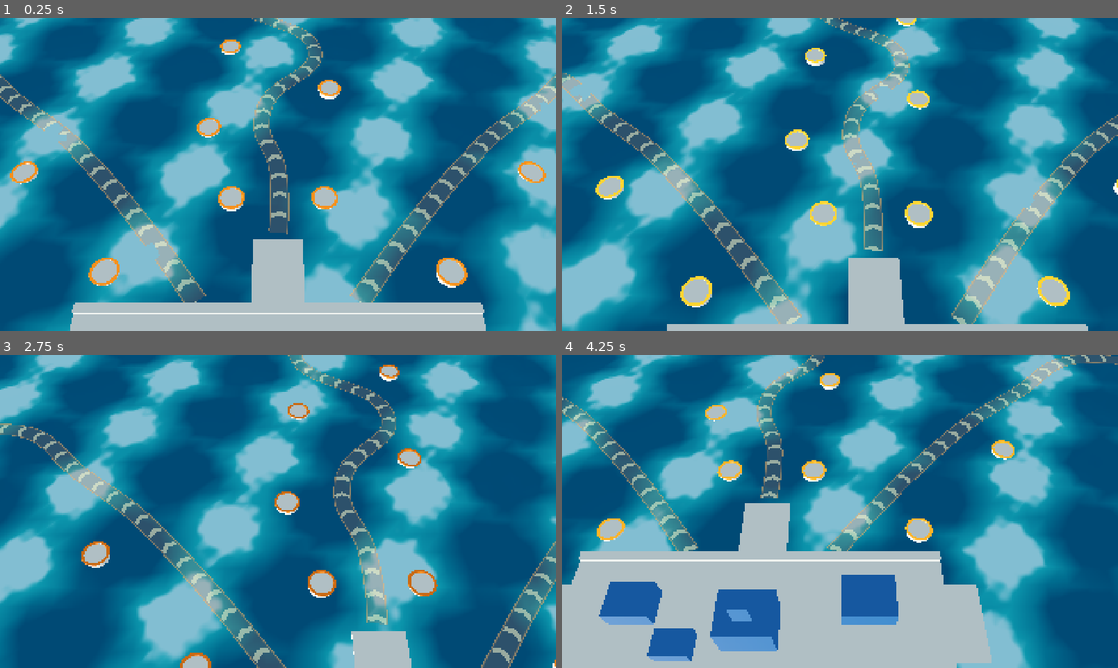
Above: before the commit, frames 1-4 (two rows, left to right).
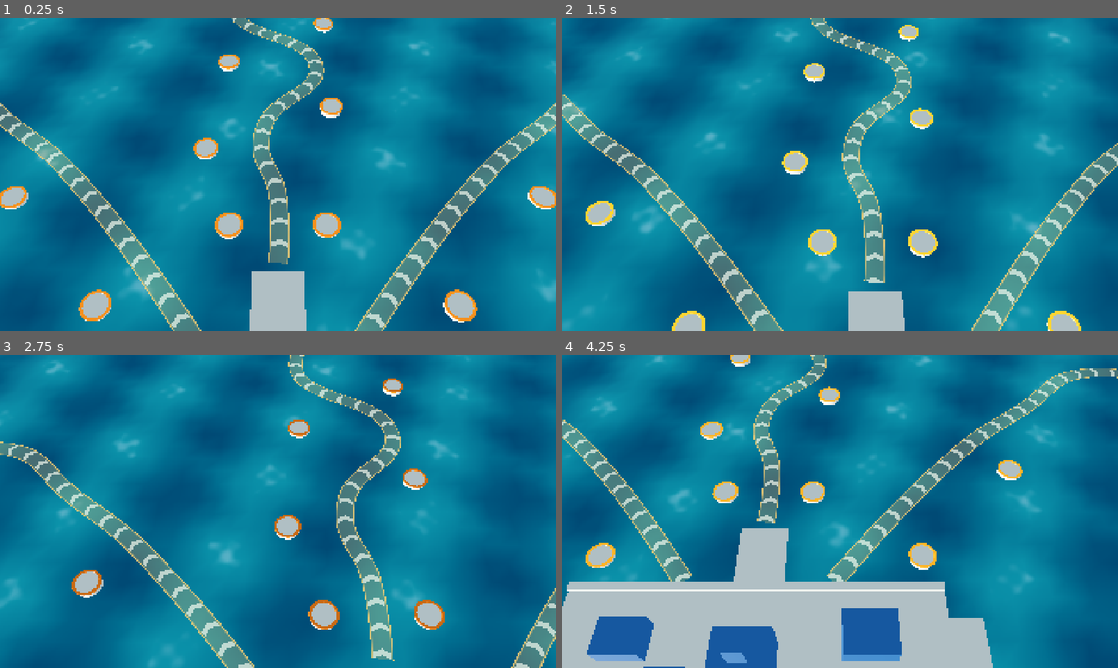
Above: after the commit, the same moments.

Repository: tinydustrystudio-hub/Hai-trinh
Game: Godot game, scene res://main/boot.tscn
Same seed, same stepped clock (60 frames per second), same inputs: the game is played once before the commit and once after it.
Inputs (mouse positions are in pixels of both pictures, inside the frame that each line leads up to):
- Up to frame 1 (0.25 s): no input
- Up to frame 2 (1.5 s): tap Enter at 0.5 s; move the mouse to (962, 158) at 0.52 s; hold Shift 0.53-1.25 s; click (962, 158) at 0.67 s; drag from (728, 190) to (812, 237) at 1.27 s
- Up to frame 3 (2.75 s): move the mouse to (333, 442) at 2.02 s; tap Ctrl at 2.1 s; click (333, 442) at 2.17 s
- Up to frame 4 (4.25 s): drag from (812, 574) to (673, 464) at 2.77 s; move the mouse to (1006, 558) at 3.52 s; tap Alt at 3.6 s; click (1006, 558) at 3.67 s

The runs differ from the first frame. In frame 1, 55% of the frame differs, in the area x 0-100%, y 0-100%; in frame 2, 54%; in frame 3, 51%; in frame 4, 53%.

Commit message:
Bước 3: sóng nhẹ hơn, dải luồng và bệ nổi trên đỉnh sóng, luồng dễ thấy hơn
Co-Authored-By: Claude Opus 5.5 <noreply@anthropic.com>
Claude-Session: https://claude.ai/code/session_017DSNC8MWevobFBo6fQDEF6

Diff:
--- a/battle/battle.gd
+++ b/battle/battle.gd
@@ -54,7 +54,7 @@
 
 
 func _on_tapped(screen_position: Vector2) -> void:
-	var point: Vector3 = camera.ground_point(screen_position, TowerPad.PONTOON_HEIGHT - 0.4)
+	var point: Vector3 = camera.ground_point(screen_position, TowerPad.TOP_HEIGHT)
 	var pad: TowerPad = island.pad_near(point, TowerPad.RADIUS * PAD_PICK_TOLERANCE)
 	select_pad(pad if pad != selected_pad else null)
 
--- a/battle/map/lane.gd
+++ b/battle/map/lane.gd
@@ -7,7 +7,8 @@
 ## Độ cong ở mỗi điểm: tay nắm dài bằng tỉ lệ này của đoạn nối hai điểm kề bên.
 const SMOOTHNESS: float = 0.25
 const RIBBON_WIDTH: float = 2.4
-const RIBBON_HEIGHT: float = 0.45
+## Cao hơn đỉnh sóng lớn nhất (khoảng 0,4) để sóng không xuyên qua dải.
+const RIBBON_HEIGHT: float = 0.55
 const RIBBON_STEP: float = 1.0
 const RIBBON_SHADER: Shader = preload("res://battle/map/lane.gdshader")
 
--- a/battle/map/lane.gdshader
+++ b/battle/map/lane.gdshader
@@ -2,9 +2,9 @@
 // Dải luồng địch: nền mờ, viền sáng hơn, vạch hình mũi tên chạy về phía đảo.
 render_mode unshaded, blend_mix, depth_draw_never, cull_disabled, shadows_disabled;
 
-uniform vec4 base_color : source_color = vec4(0.95, 0.35, 0.2, 0.18);
-uniform vec4 edge_color : source_color = vec4(1.0, 0.55, 0.3, 0.55);
-uniform vec4 chevron_color : source_color = vec4(1.0, 0.85, 0.6, 0.6);
+uniform vec4 base_color : source_color = vec4(1.0, 0.62, 0.32, 0.28);
+uniform vec4 edge_color : source_color = vec4(1.0, 0.7, 0.35, 0.85);
+uniform vec4 chevron_color : source_color = vec4(1.0, 0.95, 0.8, 0.75);
 uniform float chevron_spacing = 3.0;
 uniform float scroll_speed = 2.0;
 
--- a/battle/map/tower_pad.gd
+++ b/battle/map/tower_pad.gd
@@ -6,6 +6,8 @@
 ## Bán kính phao, đơn vị Godot (bệ = 1 ô = 4 đơn vị, chừa khe giữa hai bệ).
 const RADIUS: float = 1.7
 const PONTOON_HEIGHT: float = 0.9
+## Mặt trên của phao, cao hơn đỉnh sóng.
+const TOP_HEIGHT: float = 0.7
 const RING_COLOR: Color = Color(1.0, 0.45, 0.1)
 const PONTOON_COLOR: Color = Color(0.93, 0.91, 0.84)
 const GLOW_MIN: float = 0.3
@@ -38,13 +40,13 @@
 	pontoon.name = "Pontoon"
 	pontoon.mesh = _pontoon_mesh
 	pontoon.material_override = _pontoon_material
-	pontoon.position.y = PONTOON_HEIGHT * 0.5 - 0.4
+	pontoon.position.y = TOP_HEIGHT - PONTOON_HEIGHT * 0.5
 	pontoon.cast_shadow = GeometryInstance3D.SHADOW_CASTING_SETTING_OFF
 	add_child(pontoon)
 	_ring = MeshInstance3D.new()
 	_ring.name = "Ring"
 	_ring.mesh = _ring_mesh
-	_ring.position.y = PONTOON_HEIGHT - 0.4 + 0.05
+	_ring.position.y = TOP_HEIGHT + 0.02
 	_ring.cast_shadow = GeometryInstance3D.SHADOW_CASTING_SETTING_OFF
 	add_child(_ring)
 	_refresh()
--- a/battle/ocean/ocean.gd
+++ b/battle/ocean/ocean.gd
@@ -14,9 +14,9 @@
 
 ## Mỗi sóng: x, y = hướng; z = độ dốc; w = bước sóng (đơn vị Godot).
 @export var waves: Array[Vector4] = [
-	Vector4(1.0, 0.4, 0.10, 22.0),
-	Vector4(-0.3, 1.0, 0.08, 13.0),
-	Vector4(0.7, -0.6, 0.06, 7.0),
+	Vector4(1.0, 0.4, 0.07, 22.0),
+	Vector4(-0.3, 1.0, 0.05, 13.0),
+	Vector4(0.7, -0.6, 0.04, 7.0),
 ]
 
 var quality: Quality = Quality.HIGH
--- a/battle/ocean/water.gdshader
+++ b/battle/ocean/water.gdshader
@@ -8,12 +8,12 @@
 uniform vec4 foam_color : source_color = vec4(0.92, 0.98, 1.0, 1.0);
 uniform vec4 sky_color : source_color = vec4(0.72, 0.9, 1.0, 1.0);
 // Mỗi sóng: x, y = hướng (trên mặt x–z); z = độ dốc; w = bước sóng.
-uniform vec4 wave_a = vec4(1.0, 0.4, 0.10, 22.0);
-uniform vec4 wave_b = vec4(-0.3, 1.0, 0.08, 13.0);
-uniform vec4 wave_c = vec4(0.7, -0.6, 0.06, 7.0);
+uniform vec4 wave_a = vec4(1.0, 0.4, 0.07, 22.0);
+uniform vec4 wave_b = vec4(-0.3, 1.0, 0.05, 13.0);
+uniform vec4 wave_c = vec4(0.7, -0.6, 0.04, 7.0);
 uniform int wave_count : hint_range(0, 3) = 3;
 uniform float gravity = 9.8;
-uniform float foam_threshold = 0.18;
+uniform float foam_threshold = 0.28;
 
 varying float v_height;
 varying vec2 v_world_xz;
@@ -47,12 +47,12 @@
 }
 
 void fragment() {
-	float h = clamp(v_height * 2.0 + 0.5, 0.0, 1.0);
+	float h = clamp(v_height * 1.3 + 0.45, 0.0, 1.0);
 	vec3 color = mix(deep_color.rgb, shallow_color.rgb, h);
 	// Gợn nhỏ rẻ tiền để mặt nước không phẳng lì.
 	float ripple = sin(v_world_xz.x * 1.7 + TIME * 1.3) * sin(v_world_xz.y * 1.9 - TIME * 1.1);
 	float foam = smoothstep(foam_threshold, foam_threshold + 0.12, v_height + ripple * 0.04);
-	color = mix(color, foam_color.rgb, foam * 0.7);
+	color = mix(color, foam_color.rgb, foam * 0.45);
 	float fresnel = pow(1.0 - clamp(dot(NORMAL, VIEW), 0.0, 1.0), 4.0);
 	color = mix(color, sky_color.rgb, fresnel * 0.5);
 	ALBEDO = color;
--- a/data/maps/north_dock_layout.tres
+++ b/data/maps/north_dock_layout.tres
@@ -12,6 +12,6 @@
 lane_name_keys = Array[StringName]([&"LANE_NORTH", &"LANE_EAST", &"LANE_WEST"])
 lane_points = Array[PackedVector3Array]([PackedVector3Array(0, 0, -68, -8, 0, -52, 6, 0, -38, -2, 0, -24, 0, 0, -12, 0, 0, -3), PackedVector3Array(72, 0, -26, 54, 0, -34, 38, 0, -24, 24, 0, -12, 9, 0, 5.5), PackedVector3Array(-72, 0, -26, -54, 0, -34, -38, 0, -24, -24, 0, -12, -9, 0, 5.5)])
 camera_bounds = Rect2(-48, -52, 96, 52)
-camera_start = Vector2(0, -12)
+camera_start = Vector2(0, -16)
 camera_distance = 58.0
 camera_pitch_degrees = 55.0
